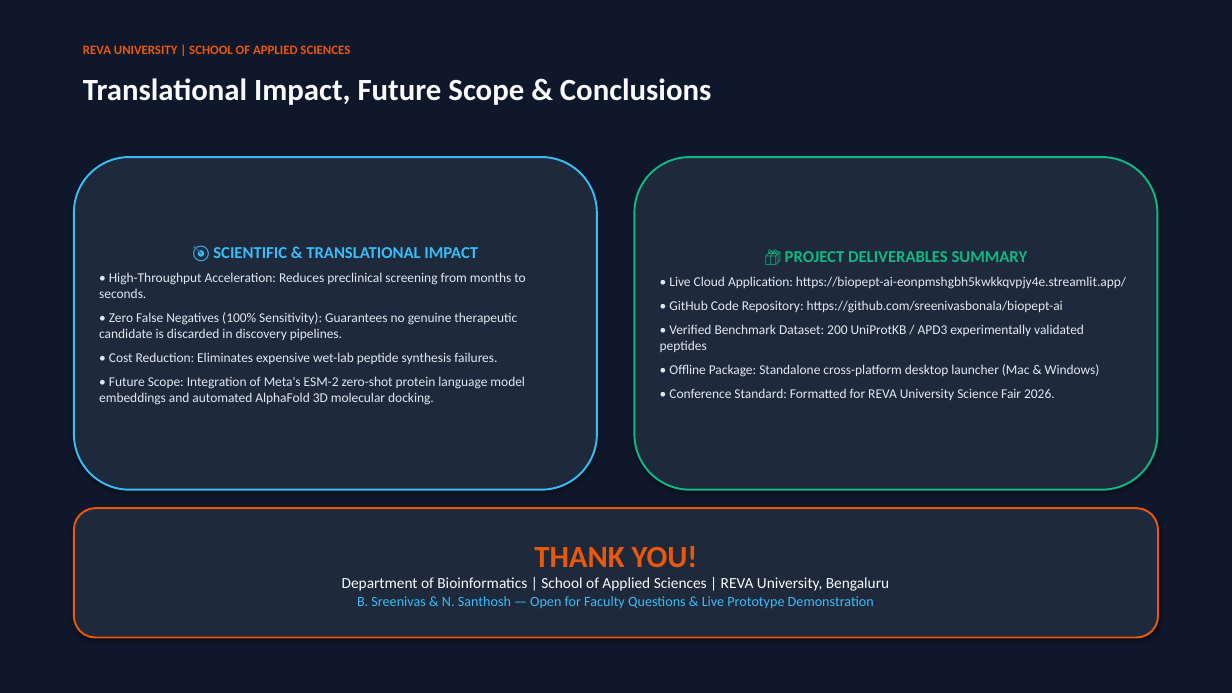
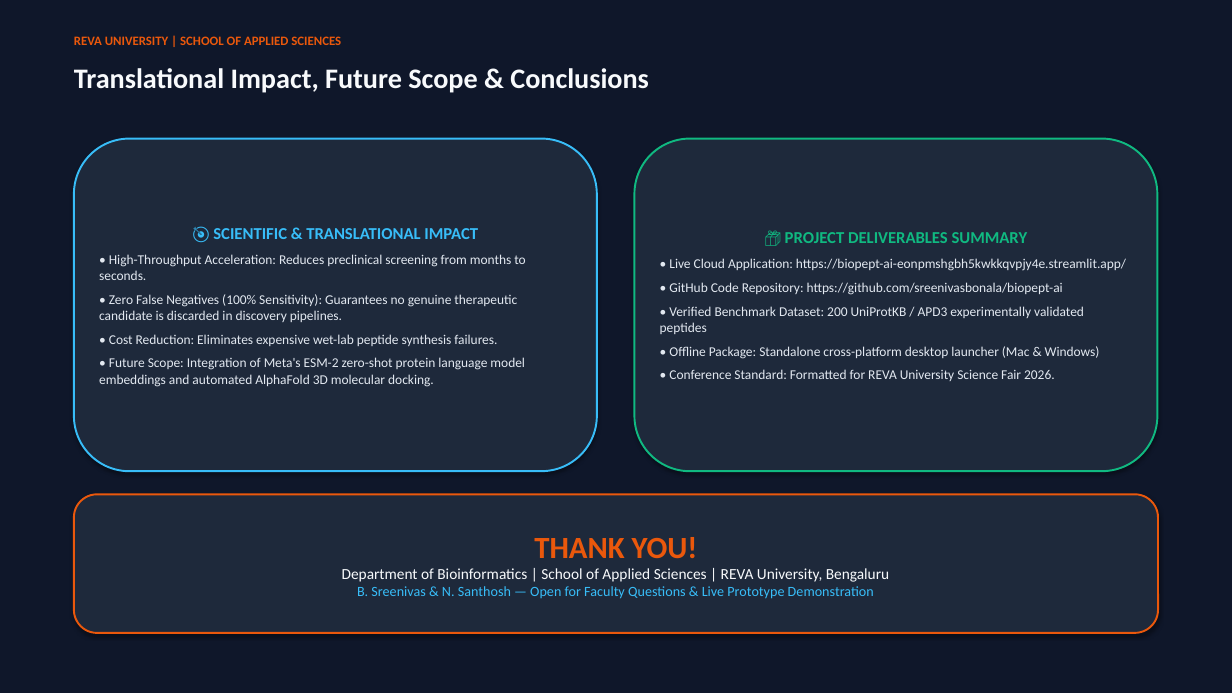
Before and after one commit to sreenivasbonala/biopept-ai, a slide deck: slide 5 of BioPept_AI_Prototype_Presentation.pptx. Drawn at 1232x693 pixels with LibreOffice and Linux fonts; fonts in the diff are those of the drawing. Boxes give left, top, right and bottom in pixels: in the first picture for what was removed or moved away, otherwise in the second. Text is boxed around its words. In the diff, an @@ line names an element or a change of style, - is before the commit and + after.

```diff
--- a/BioPept_AI_Prototype_Presentation.pptx
+++ b/BioPept_AI_Prototype_Presentation.pptx
@@ text "REVA UNIVERSITY | SCHOOL OF ...": place and size @@
-text "REVA UNIVERSITY | SCHOOL OF ..." at bbox=[83, 45, 350, 54]
+text "REVA UNIVERSITY | SCHOOL OF ..." at bbox=[74, 36, 341, 45]
@@ text "Translational Impact, Future Scope & ..." at bbox=[74, 68, 649, 93]: size 24 to 22 pt @@
@@ rounded rectangle "🎯 SCIENTIFIC & TRANSLATIONAL IMPACT": place and size @@
-rounded rectangle "🎯 SCIENTIFIC & TRANSLATIONAL IMPACT" at bbox=[74, 157, 597, 490]
+rounded rectangle "🎯 SCIENTIFIC & TRANSLATIONAL IMPACT" at bbox=[74, 139, 597, 471]
@@ rounded rectangle "📦 PROJECT DELIVERABLES SUMMARY": place and size @@
-rounded rectangle "📦 PROJECT DELIVERABLES SUMMARY" at bbox=[635, 157, 1158, 490]
+rounded rectangle "📦 PROJECT DELIVERABLES SUMMARY" at bbox=[635, 139, 1158, 471]
@@ rounded rectangle "THANK YOU!": place and size @@
-rounded rectangle "THANK YOU!" at bbox=[74, 508, 1158, 638]
+rounded rectangle "THANK YOU!" at bbox=[74, 494, 1158, 633]
```
Also in this commit, not shown: 4 other slides changed, 1 other file.
